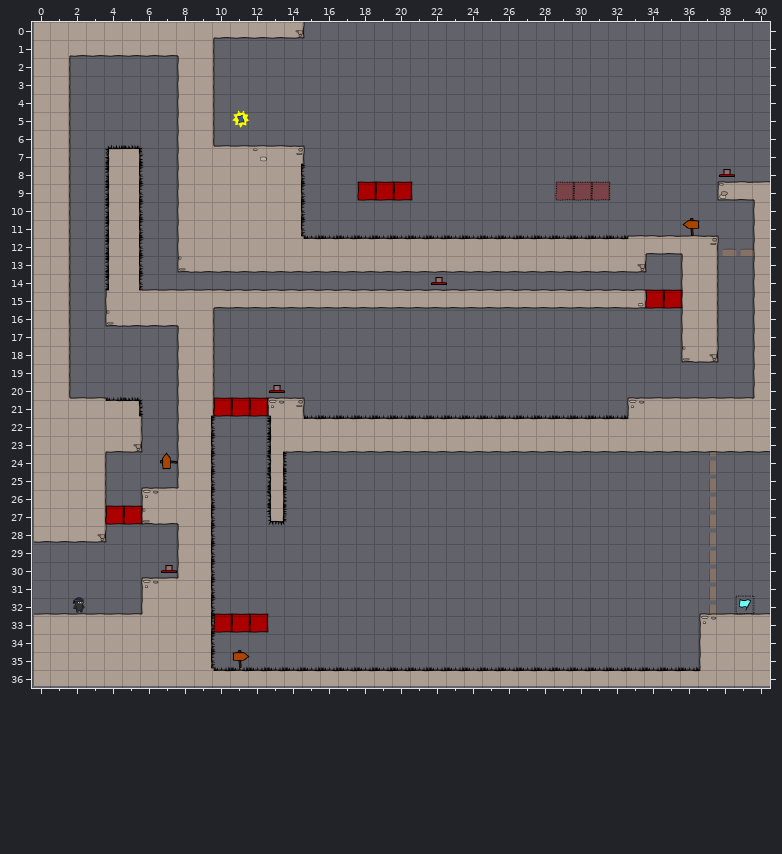
Tiled map: raw/levelconverter/maps/l13.tmx. Above: the version before the commit.
Cells are 40x40 px. Shown: x 0..40, y 0..36.
The result:
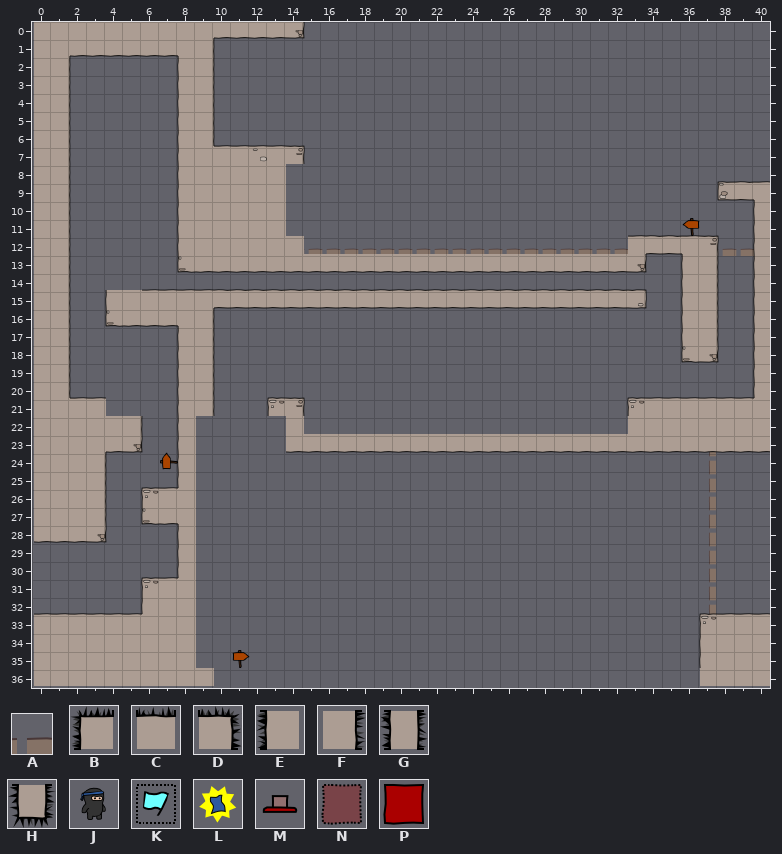
Key: from "background": A 1; from "foreground": B 40, C 41, D 42, E 48, F 50, G 51, H 59; from "objectpalette": J 0, K 1, L 3, M 16, N 17, P 18.
_ is an empty cell, . an unchanged one.
From old to new:
--- layer "bg"
@@ x 15..33 @@
-12 ___________________
+12 AAAAAAAAAAAAAAAAAAA
--- layer "objects" (now hidden)
@@ x 11..11 @@
- 5 L
+ 5 _
@@ x 18..38 @@
- 8 ....................M
- 9 PPP........NNN.......
+ 8 ...................._
+ 9 ___........___.......
@@ x 22..35 @@
-14 M.............
-15 ............PP
+14 _.............
+15 ............__
@@ x 10..13 @@
-20 ...M
-21 PPP.
+20 ..._
+21 ___.
@@ x 4..5 @@
-27 PP
+27 __
@@ x 7..7 @@
-30 M
+30 _
@@ x 2..39 @@
-32 J....................................K
-33 ........PPP...........................
+32 _...................................._
+33 ........___...........................
--- layer "fg" (now hidden)
@@ x 4..32 @@
- 7 BD...........................
- 8 EF........F..................
- 9 EF........F..................
-10 EF........F..................
-11 EF........F..................
-12 EF.........CCCCCCCCCCCCCCCCCC
-13 EF...........................
-14 EF...........................
+ 7 __...........................
+ 8 __........_..................
+ 9 __........_..................
+10 __........_..................
+11 __........_..................
+12 __.........__________________
+13 __...........................
+14 __...........................
@@ x 4..36 @@
-21 CD...............................
-22 .....F...E.CCCCCCCCCCCCCCCCCC....
-23 .....F...E.......................
-24 .....F...G.......................
-25 .....F...G.......................
-26 .....F...G.......................
-27 .....F...H.......................
-28 .....F...........................
-29 .....F...........................
-30 .....F...........................
-31 .....F...........................
-32 .....F...........................
-33 .....F...........................
-34 .....F...........................
-35 .....F...........................
-36 ......CCCCCCCCCCCCCCCCCCCCCCCCCCC
+21 __...............................
+22 ....._..._.__________________....
+23 ....._..._.......................
+24 ....._..._.......................
+25 ....._..._.......................
+26 ....._..._.......................
+27 ....._..._.......................
+28 ....._...........................
+29 ....._...........................
+30 ....._...........................
+31 ....._...........................
+32 ....._...........................
+33 ....._...........................
+34 ....._...........................
+35 ....._...........................
+36 ......___________________________
